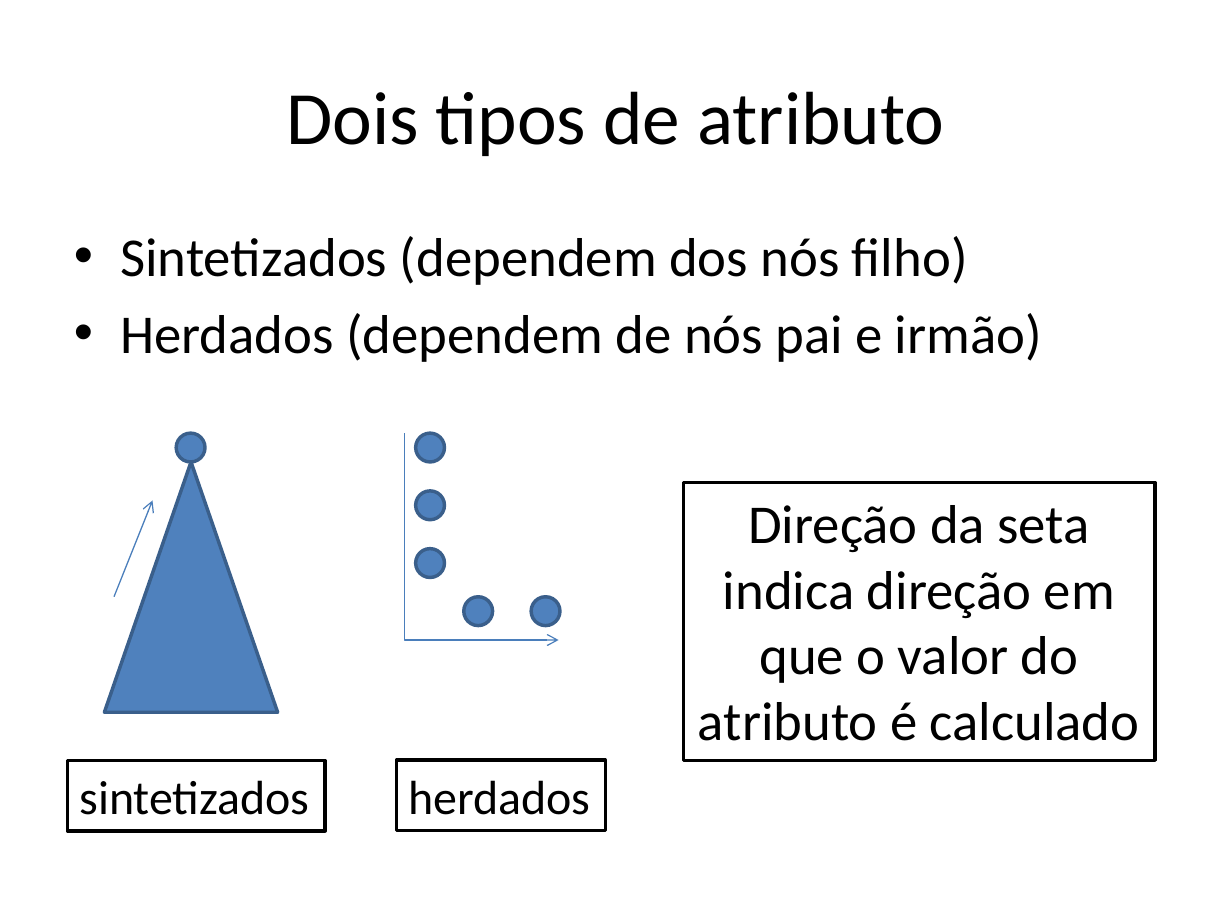
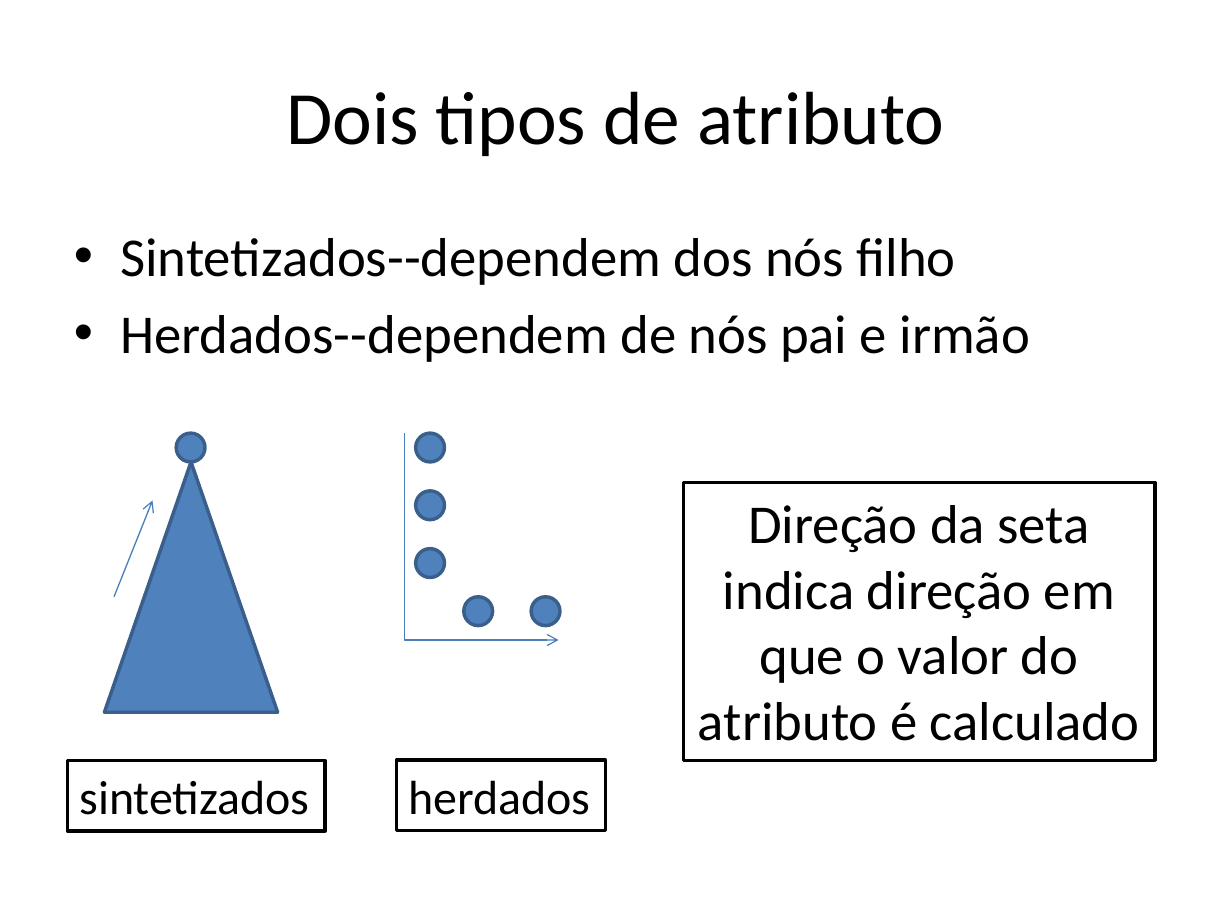
Before and after one commit to damorim/compilers-cin, a slide deck: slide 57 of slides-aulas/analise-sintatica.pptx. Drawn at 1232x924 pixels with LibreOffice and Linux fonts; fonts in the diff are those of the drawing. Boxes give left, top, right and bottom in pixels: in the first picture for what was removed or moved away, otherwise in the second. Text is boxed around its words. In the diff, an @@ line names an element or a change of style, - is before the commit and + after.

```diff
--- a/slides-aulas/analise-sintatica.pptx
+++ b/slides-aulas/analise-sintatica.pptx
@@ text at [120, 238, 1029, 362]: text changed @@
-• Sintetizados (dependem dos nós filho)
-• Herdados (dependem de nós pai e irmão)
+• Sintetizados--dependem dos nós filho
+• Herdados--dependem de nós pai e irmão
```
Also in this commit, not shown: 6 other slides changed, 1 other file.
